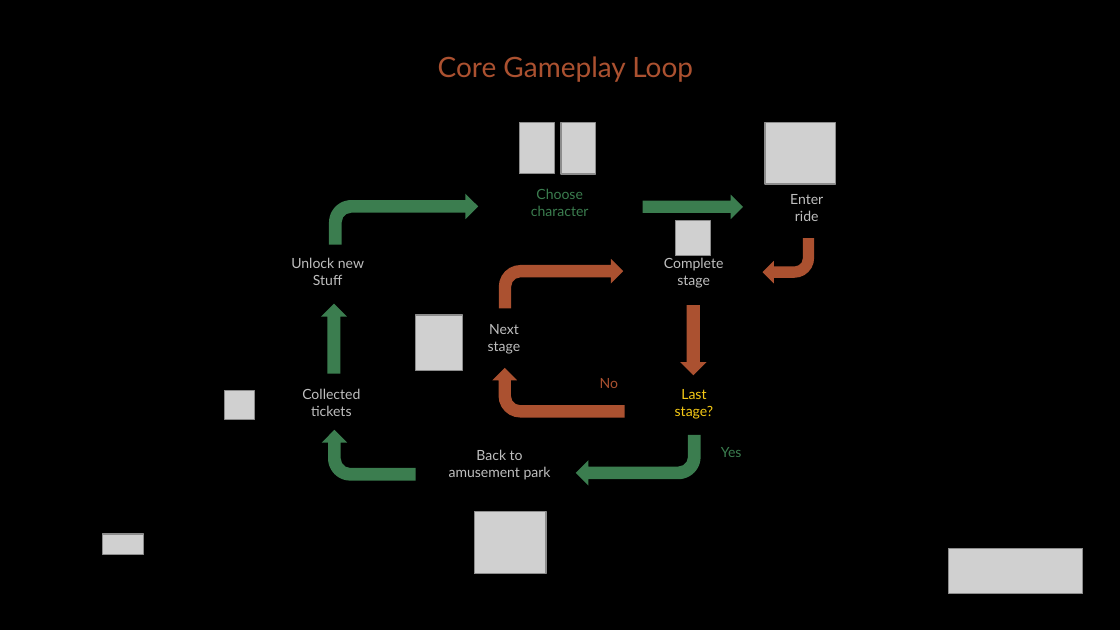
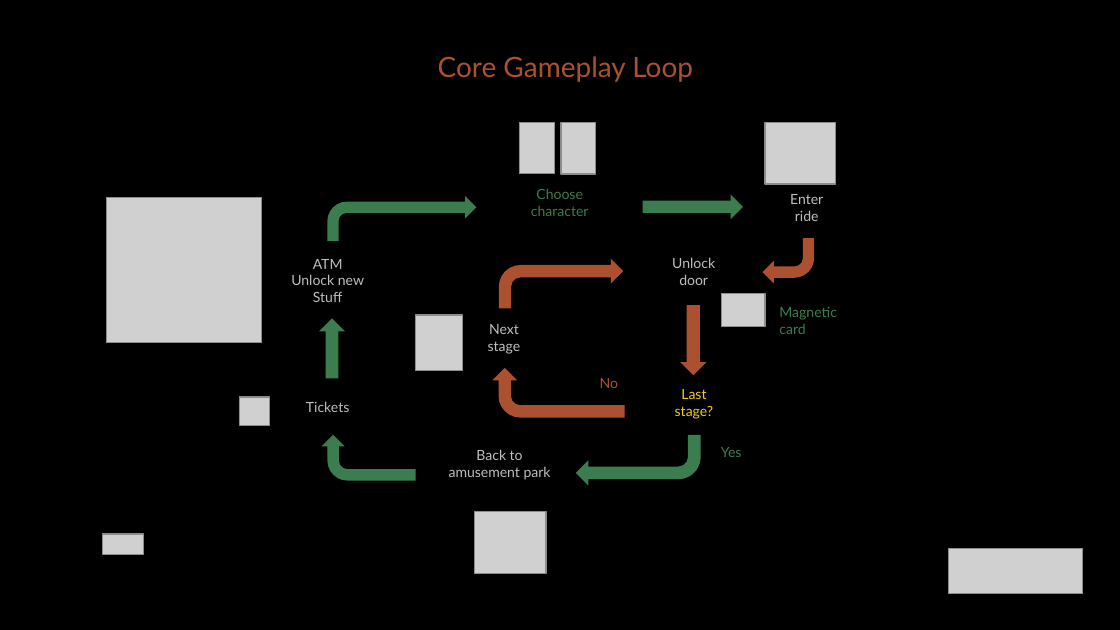
Before and after one commit to diegohcanepa/Remizione, a slide deck: slide 11 of Pitch Deck.pptx (slide 10 before the commit). Drawn at 1120x630 pixels with LibreOffice and Linux fonts; fonts in the diff are those of the drawing; grey boxes stand for pictures; background and template pictures are left out. Boxes give left, top, right and bottom in pixels: in the first picture for what was removed or moved away, otherwise in the second. Text is boxed around its words. In the diff, an @@ line names an element or a change of style, - is before the commit and + after.

Commit message:
Replaced ticket icon.
Removed red, white and golden tickets.

Inventory selects consumable category when opening if player HP is not full.

```diff
--- a/Pitch Deck.pptx
+++ b/Pitch Deck.pptx
@@ picture added at (106, 197, 262, 342) @@
@@ picture removed at (675, 221, 710, 255) @@
@@ text at (313, 259, 343, 269): paragraph added @@
+ATM
@@ text at (672, 257, 715, 285): text changed @@
-Complete
-stage
+Unlock
+door
@@ picture added at (722, 293, 766, 327) @@
@@ right arrow: place and size @@
-right arrow at (321, 304, 347, 374)
+right arrow at (320, 318, 346, 378)
@@ text added at (779, 307, 837, 334), 9 pt, text #3B7D4F @@
+Magnetic
+card
@@ picture: place and size @@
-picture at (225, 391, 255, 419)
+picture at (240, 396, 270, 424)
@@ text at (306, 401, 349, 412): text changed @@
-Collected
-tickets
+Tickets
@@ bent arrow: place and size @@
-bent arrow at (322, 431, 416, 481)
+bent arrow at (322, 435, 416, 481)
```
Also in this commit, not shown: 1 slide added, 34 other files.
